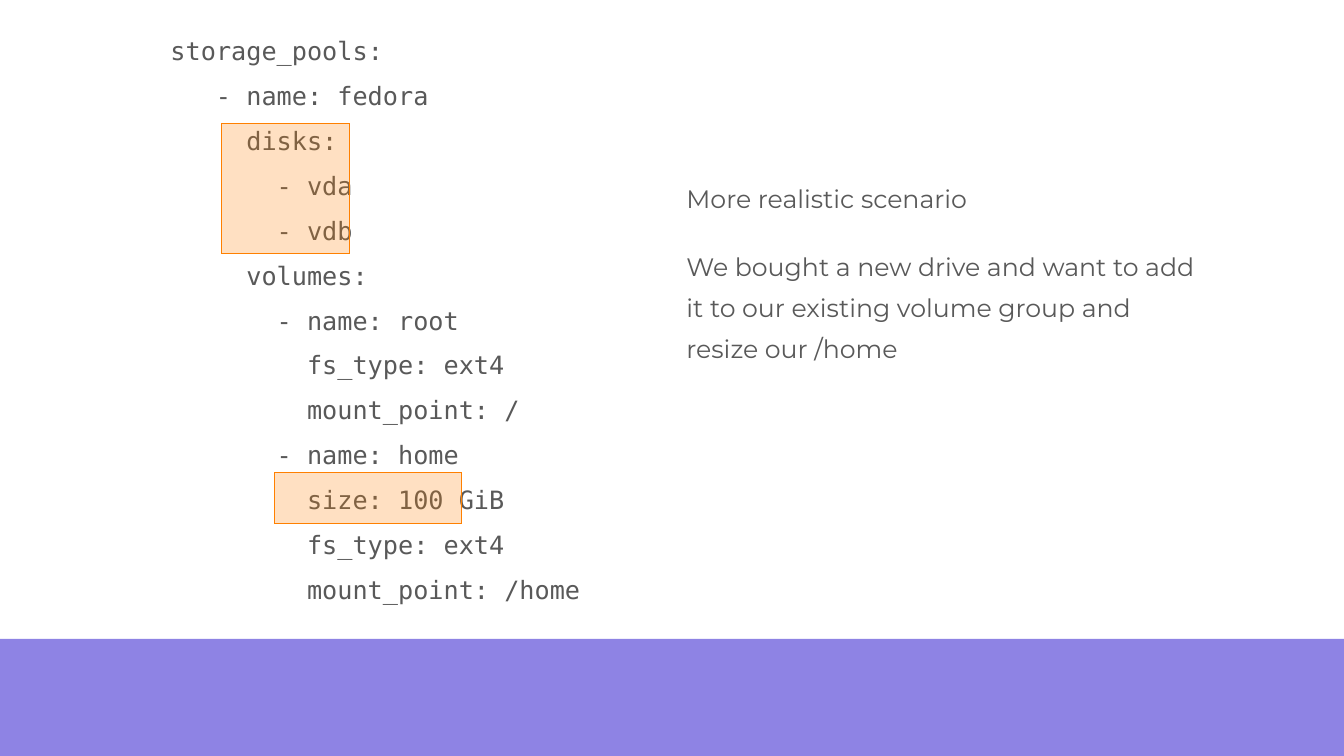
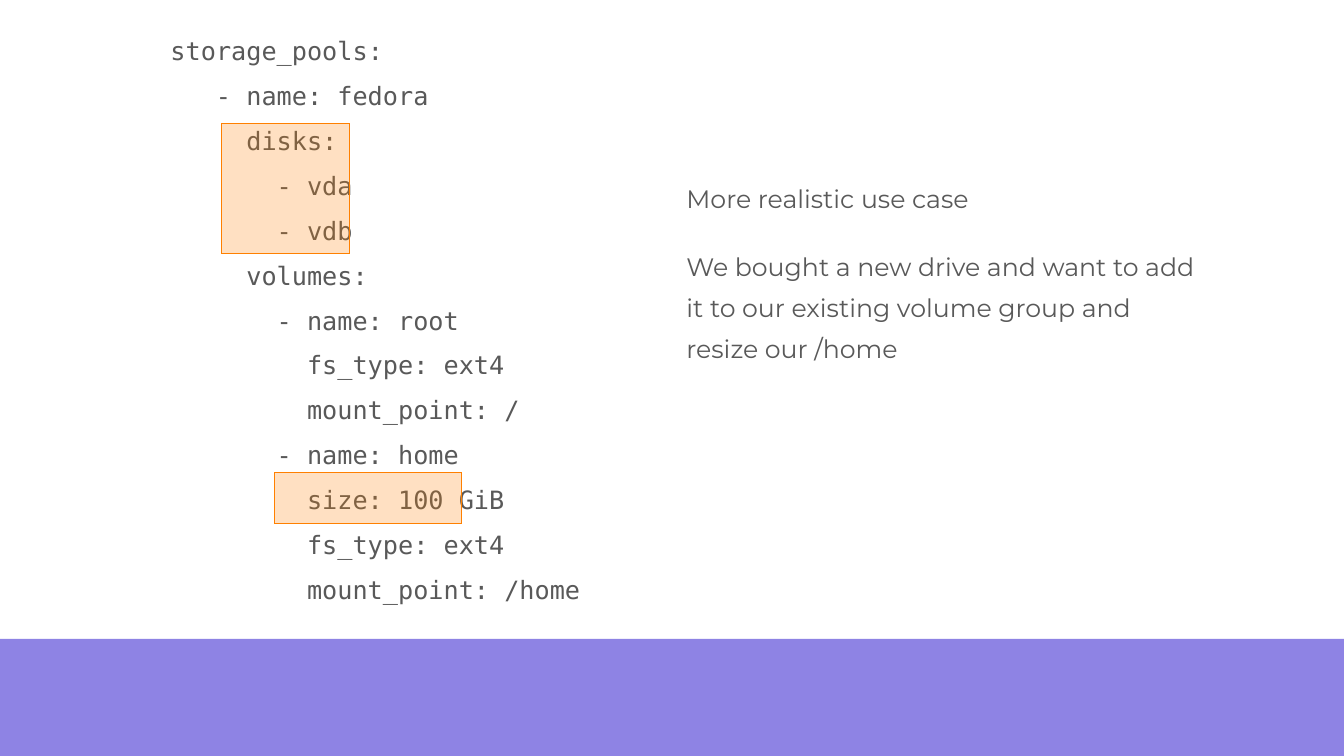
Before and after one commit to vojtechtrefny/slides, a slide deck: slide 6 of Manage storage easily with Linux System Roles/storage-role.odp. Drawn at 1344x756 pixels with LibreOffice and Linux fonts; fonts in the diff are those of the drawing; background and template pictures are left out. Boxes give left, top, right and bottom in pixels: in the first picture for what was removed or moved away, otherwise in the second. Text is boxed around its words. In the diff, an @@ line names an element or a change of style, - is before the commit and + after.

```diff
--- a/Manage storage easily with Linux System Roles/storage-role.odp
+++ b/Manage storage easily with Linux System Roles/storage-role.odp
@@ subtitle at (686,189,969,208): text changed @@
-More realistic scenario
+More realistic use case
```
Also in this commit, not shown: 4 other slides changed, 1 other file.
